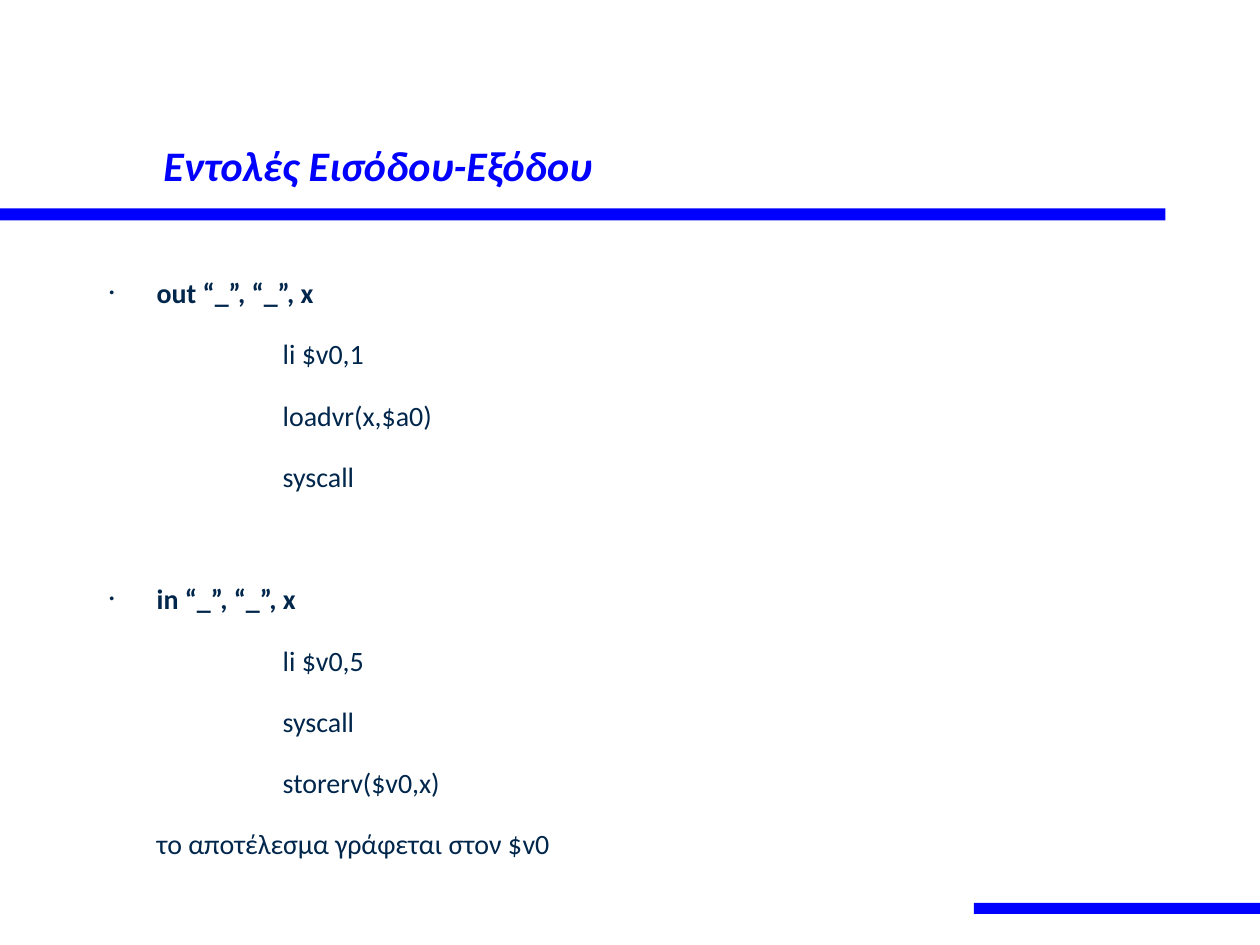
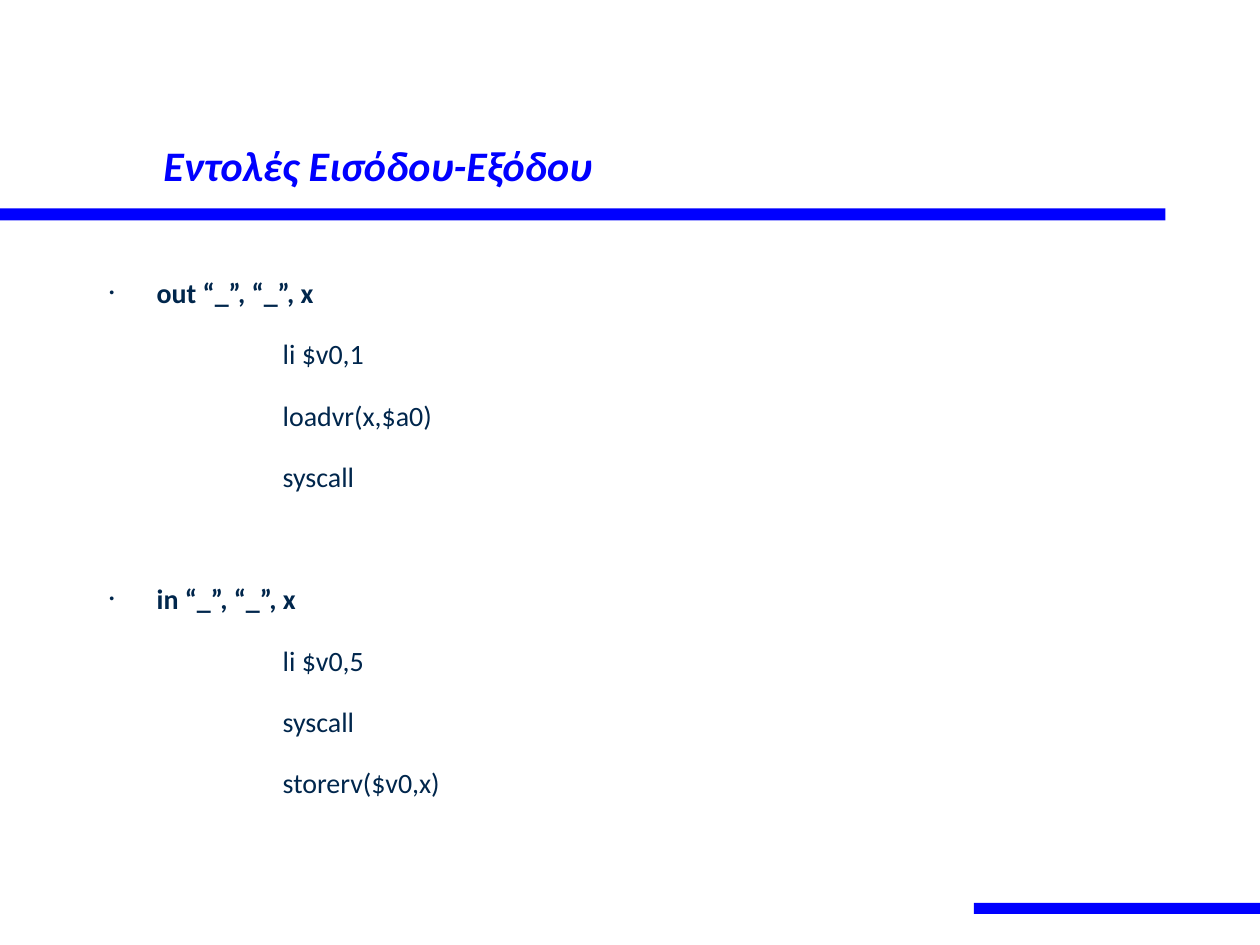
Before and after one commit to ketoglou/mlc, a slide deck: slide 28 of documents/course/Παραγωγή Τελικού Κώδικα.pptx. Drawn at 1260x945 pixels with LibreOffice and Linux fonts; fonts in the diff are those of the drawing. Boxes give left, top, right and bottom in pixels: in the first picture for what was removed or moved away, otherwise in the second. Text is boxed around its words. In the diff, an @@ line names an element or a change of style, - is before the commit and + after.

```diff
--- a/documents/course/Παραγωγή Τελικού Κώδικα.pptx
+++ b/documents/course/Παραγωγή Τελικού Κώδικα.pptx
@@ text at box(157, 834, 549, 859): paragraph removed @@
-το αποτέλεσμα γράφεται στον $v0
```
Also in this commit, not shown: 12 other slides changed, 11 other files.
